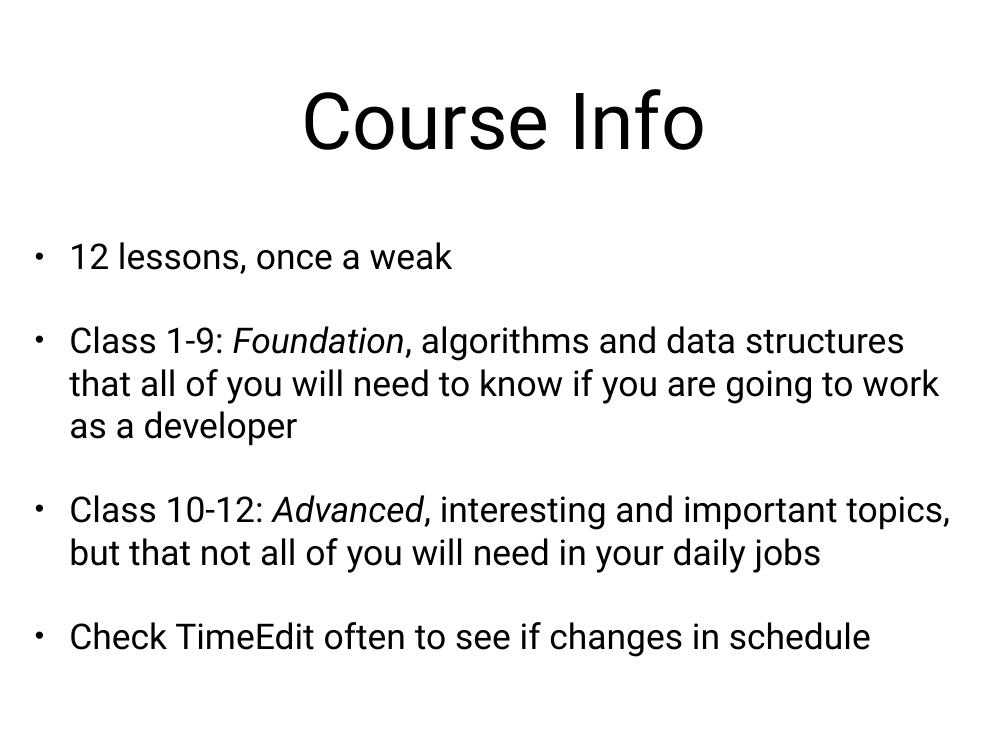
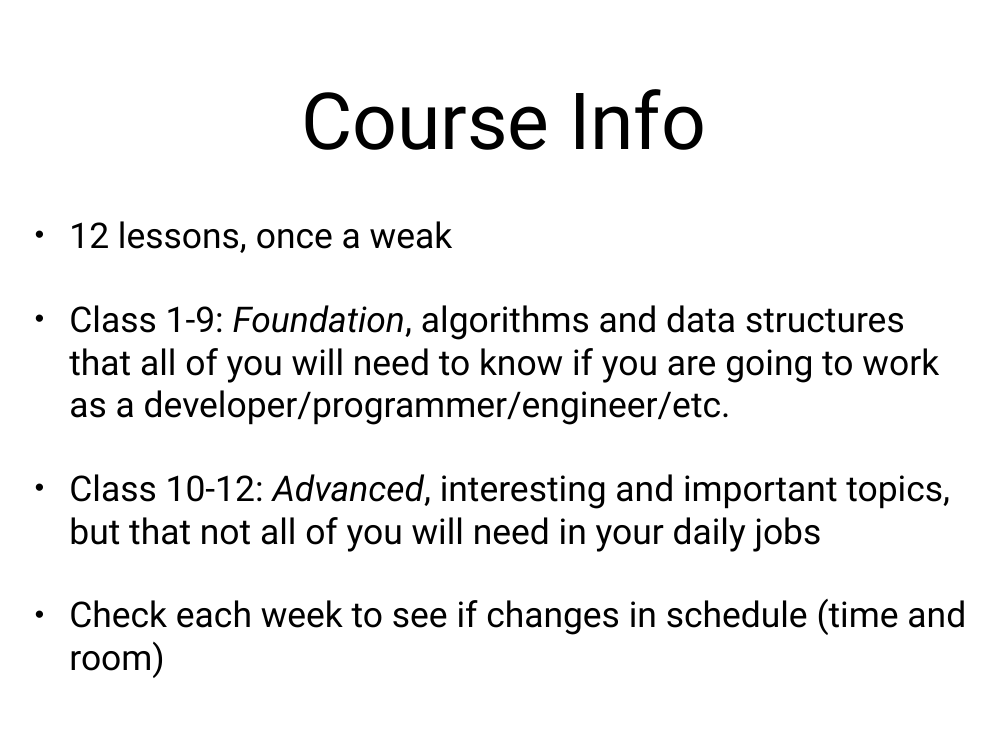
Before and after one commit to arcuri82/algorithms, a slide deck: slide 3 of docs/slides/01/01_intro.pptx. Drawn at 1008x756 pixels with LibreOffice and Linux fonts; fonts in the diff are those of the drawing. Boxes give left, top, right and bottom in pixels: in the first picture for what was removed or moved away, otherwise in the second. Text is boxed around its words. In the diff, an @@ line names an element or a change of style, - is before the commit and + after.

```diff
--- a/docs/slides/01/01_intro.pptx
+++ b/docs/slides/01/01_intro.pptx
@@ text at box(69, 305, 939, 425): text changed @@
-• Class 1-9: Foundation, algorithms and data structures that all of you will need to know if you are going to work as a developer
+• Class 1-9: Foundation, algorithms and data structures that all of you will need to know if you are going to work as a developer/programmer/engineer/etc.
@@ text at box(69, 599, 966, 678): text changed @@
-• Check TimeEdit often to see if changes in schedule
+• Check each week to see if changes in schedule (time and room)
```
Also in this commit, not shown: 8 other slides changed, 12 slides added, 2 slides removed, 1 other file.
